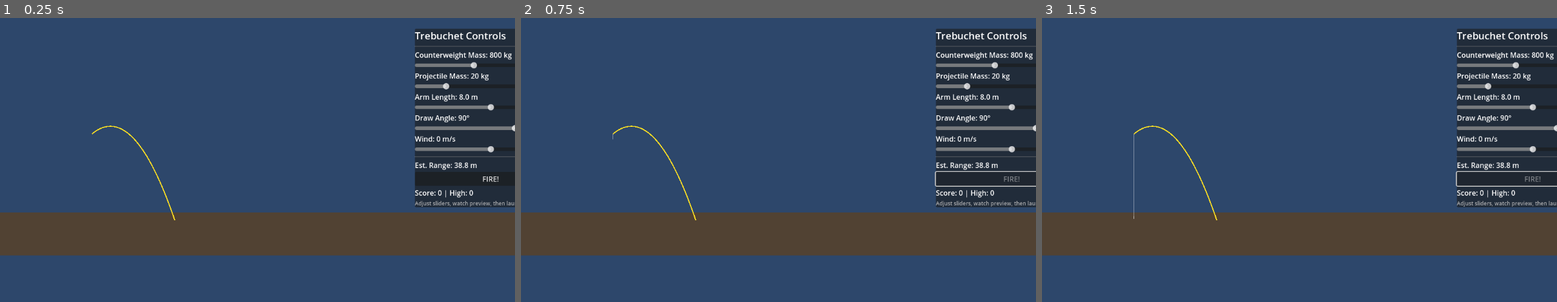
Above: before the commit, frames 1-3 (left to right).
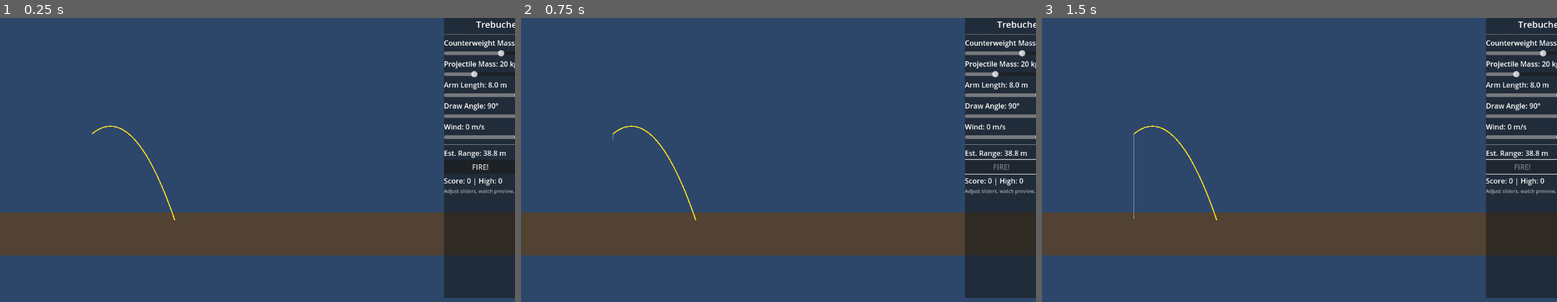
Above: after the commit, the same moments.

Repository: TrebuchetDynamics/trebuchet-dynamics-simulation
Game: Godot game, scene res://scenes/Trebuchet.tscn
Same seed, same stepped clock (60 frames per second), same inputs: the game is played once before the commit and once after it.
Inputs:
- Up to frame 1 (0.25 s): no input
- Up to frame 2 (0.75 s): click "FIRE!" at 0.5 s
- Up to frame 3 (1.5 s): tap Enter at 1.25 s

The runs differ from the first frame. In frame 1, 11% of the frame differs, in the area x 80-100%, y 0-99%; in frame 2, 11%; in frame 3, 11%.

Commit message:
feat: add reset button to UI for manual reset functionality; adjust layout and styles

Diff:
--- a/scenes/Trebuchet.tscn
+++ b/scenes/Trebuchet.tscn
@@ -32,6 +32,7 @@
 position = Vector2(300, 400)
 
 [node name="Frame" type="StaticBody2D" parent="Simulation/TrebuchetRig"]
+visible = true
 
 [node name="FrameVisual" type="Polygon2D" parent="Simulation/TrebuchetRig/Frame"]
 color = Color(0.35, 0.25, 0.15, 1)
@@ -42,6 +43,7 @@
 
 [node name="Pivot" type="StaticBody2D" parent="Simulation/TrebuchetRig"]
 position = Vector2(0, -120)
+visible = true
 
 [node name="PivotVisual" type="Polygon2D" parent="Simulation/TrebuchetRig/Pivot"]
 color = Color(0.2, 0.2, 0.2, 1)
@@ -147,7 +149,10 @@
 anchors_preset = 15
 anchor_right = 1.0
 anchor_bottom = 1.0
-offset_right = 136.0
+offset_left = 45.0
+offset_top = -10.0
+offset_right = 181.0
+offset_bottom = -10.0
 grow_horizontal = 2
 grow_vertical = 2
 size_flags_horizontal = 3
--- a/scripts/Trebuchet.gd
+++ b/scripts/Trebuchet.gd
@@ -37,6 +37,7 @@
 var range_label: Label
 var score_label: Label
 var fire_button: Button
+var reset_button: Button
 
 var projectile_position: Vector2 = Vector2.ZERO
 var projectile_velocity: Vector2 = Vector2.ZERO
@@ -142,21 +143,29 @@
 	panel.anchor_left = 1.0
 	panel.anchor_right = 1.0
 	panel.anchor_top = 0.0
-	panel.anchor_bottom = 0.0
-	panel.offset_left = -360.0
-	panel.offset_right = -20.0
-	panel.offset_top = 24.0
-	panel.offset_bottom = 0.0
+	panel.anchor_bottom = 1.0
+	panel.offset_left = -340.0
+	panel.offset_right = -10.0
+	panel.offset_top = 10.0
+	panel.offset_bottom = -10.0
+
+	var scroll := ScrollContainer.new()
+	scroll.name = "ScrollContainer"
+	scroll.size_flags_horizontal = Control.SIZE_EXPAND_FILL
+	scroll.size_flags_vertical = Control.SIZE_EXPAND_FILL
+	panel.add_child(scroll)
+
 	var vbox := VBoxContainer.new()
 	vbox.name = "VBox"
-	vbox.custom_minimum_size = Vector2(320, 0)
+	vbox.size_flags_horizontal = Control.SIZE_EXPAND_FILL
 	vbox.alignment = BoxContainer.ALIGNMENT_BEGIN
-	panel.add_child(vbox)
+	scroll.add_child(vbox)
 	ui_root.add_child(panel)
 
 	var title := Label.new()
 	title.text = "Trebuchet Controls"
-	title.add_theme_font_size_override("font_size", 22)
+	title.add_theme_font_size_override("font_size", 20)
+	title.horizontal_alignment = HORIZONTAL_ALIGNMENT_CENTER
 	vbox.add_child(title)
 	vbox.add_child(_make_separator())
 
@@ -170,11 +179,21 @@
 	range_label.text = "Est. Range: 0 m"
 	vbox.add_child(range_label)
 
+	var button_container := HBoxContainer.new()
+	button_container.size_flags_horizontal = Control.SIZE_EXPAND_FILL
+	vbox.add_child(button_container)
+
 	fire_button = Button.new()
 	fire_button.text = "FIRE!"
 	fire_button.size_flags_horizontal = Control.SIZE_EXPAND_FILL
 	fire_button.pressed.connect(_fire)
-	vbox.add_child(fire_button)
+	button_container.add_child(fire_button)
+
+	reset_button = Button.new()
+	reset_button.text = "RESET"
+	reset_button.size_flags_horizontal = Control.SIZE_EXPAND_FILL
+	reset_button.pressed.connect(_manual_reset)
+	button_container.add_child(reset_button)
 
 	score_label = Label.new()
 	score_label.name = "ScoreLabel"
@@ -183,8 +202,9 @@
 
 	var hint := Label.new()
 	hint.text = "Adjust sliders, watch preview, then launch."
-	hint.add_theme_font_size_override("font_size", 12)
+	hint.add_theme_font_size_override("font_size", 11)
 	hint.modulate = Color(0.8, 0.8, 0.8, 0.8)
+	hint.autowrap_mode = TextServer.AUTOWRAP_WORD_SMART
 	vbox.add_child(hint)
 
 func _create_slider(vbox: VBoxContainer, key: String) -> void:
@@ -249,6 +269,7 @@
 	score = 0
 	_update_score_label()
 	fire_button.disabled = true
+	reset_button.disabled = true
 
 func _append_trail_point() -> void:
 	if projectile_trail.get_point_count() == 0:
@@ -501,6 +522,7 @@
 		return
 	is_projectile_active = false
 	fire_button.disabled = false
+	reset_button.disabled = false
 	_set_bodies_frozen(true)
 	projectile_body.sleeping = true
 	var distance_m: float = max((projectile_position.x - projectile_start.x) / PIXELS_PER_METER, 0.0)
@@ -541,3 +563,15 @@
 	var cfg := ConfigFile.new()
 	cfg.set_value("scores", "high", high_score)
 	cfg.save(SCORE_FILE)
+
+func _manual_reset() -> void:
+	if is_projectile_active:
+		is_projectile_active = false
+		_set_bodies_frozen(true)
+	_reset_castle()
+	score = 0
+	_update_score_label()
+	_reset_projectile_state()
+	_update_trajectory()
+	fire_button.disabled = false
+	reset_button.disabled = false
